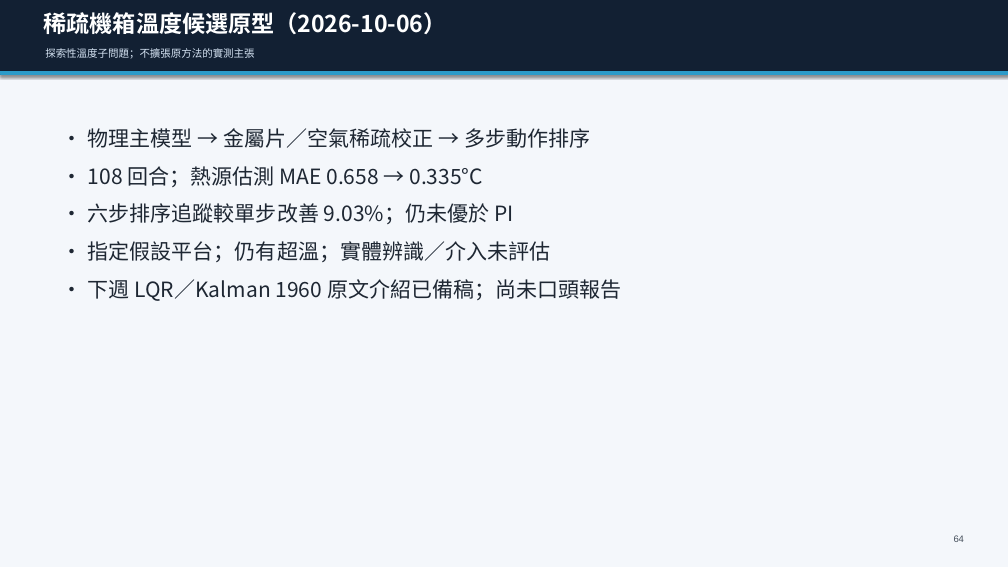
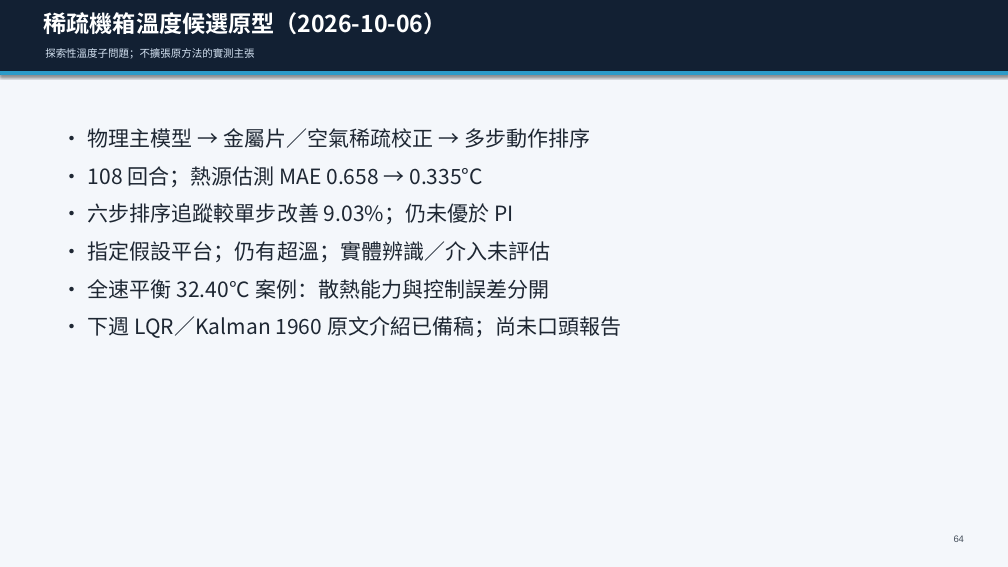
Before and after one commit to Yunitrish006006/Three-Factor-Digital-Twin, a slide deck: slide 64 of docs/papers/thesis/thesis_presentation_zh_30min.pptx. Drawn at 1008x567 pixels with LibreOffice and Linux fonts; fonts in the diff are those of the drawing. Boxes give left, top, right and bottom in pixels: in the first picture for what was removed or moved away, otherwise in the second. Text is boxed around its words. In the diff, an @@ line names an element or a change of style, - is before the commit and + after.

```diff
--- a/docs/papers/thesis/thesis_presentation_zh_30min.pptx
+++ b/docs/papers/thesis/thesis_presentation_zh_30min.pptx
@@ text at [88, 279, 549, 299]: paragraph added @@
+• 全速平衡 32.40°C 案例：散熱能力與控制誤差分開
```
Also in this commit, not shown: 42 other files.
